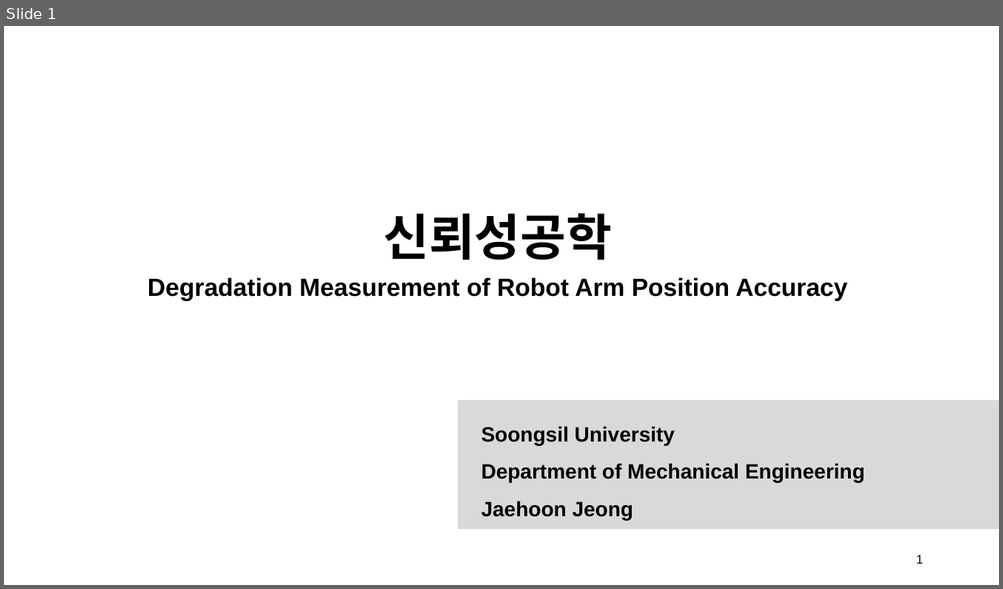
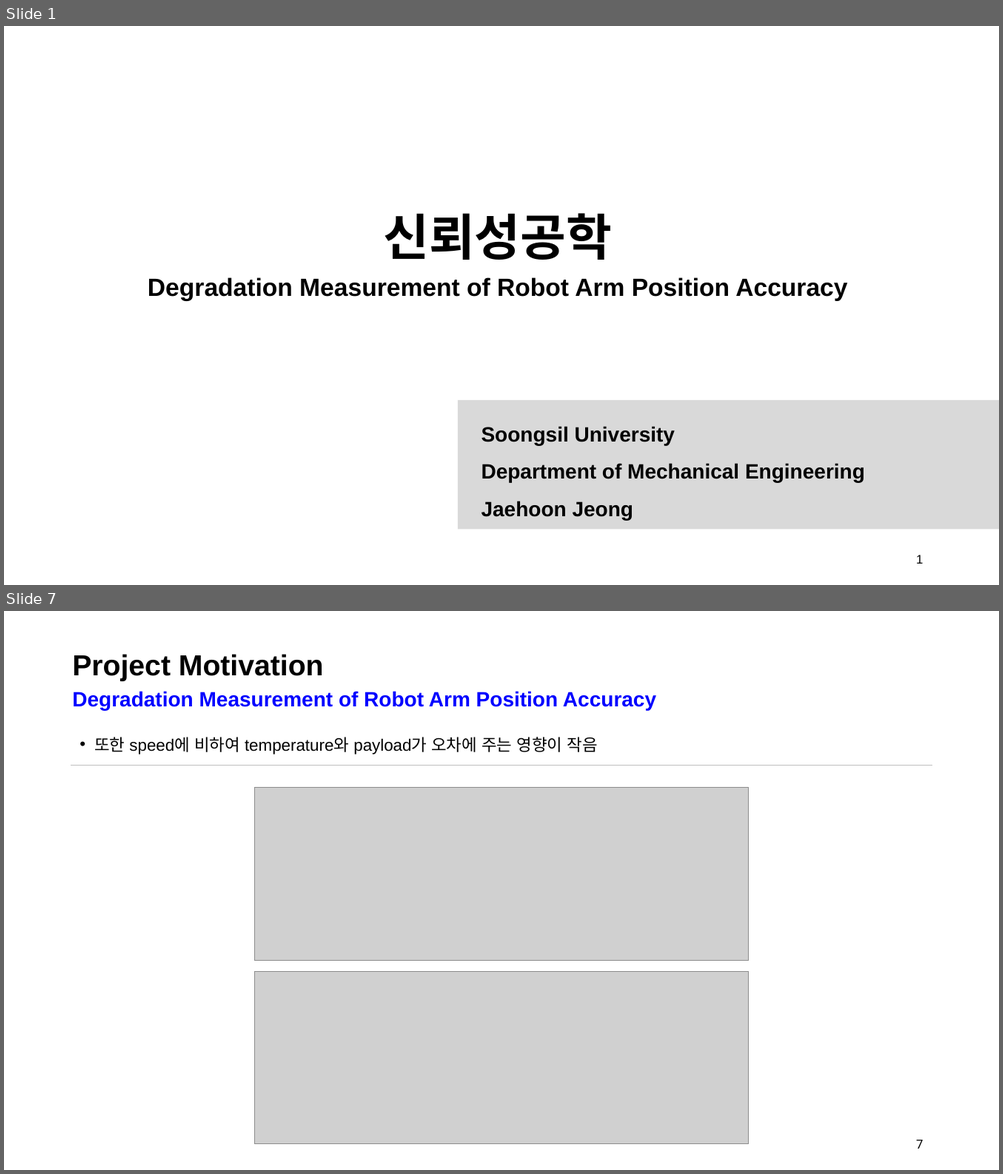
Before and after one commit to hoon001218/reliability_final_project, a slide deck: final_project.pptx. Shown one above the other, each under a label of ours: slide 1 before the commit, slides 1 and 7 after it; the slides between them are not shown. The pictures are 1003x589 and 1003x1174 pixels, drawn with LibreOffice and Linux fonts; fonts in the diff are those of the drawing; grey boxes stand for pictures; background and template pictures are left out. Boxes give left, top, right and bottom in pixels: in the first picture for what was removed or moved away, otherwise in the second. Text is boxed around its words. In the diff, an @@ line names an element or a change of style, - is before the commit and + after.

```diff
--- a/final_project.pptx
+++ b/final_project.pptx
@@ slide 7 added at box(4, 611, 999, 1170), background #FFFFFF @@
@@ title added at box(72, 654, 324, 681), 28 pt, text #000000, bold @@
+Project Motivation
@@ text added at box(72, 691, 656, 710), 20 pt, text #0000FF, bold @@
+Degradation Measurement of Robot Arm Position Accuracy
@@ text added at box(94, 737, 597, 755), 16 pt, text #000000 @@
+• 또한 speed에 비하여 temperature와 payload가 오차에 주는 영향이 작음
@@ line added from (71, 765) to (932, 765), #BFBFBF 0.5 pt @@
@@ picture added at box(254, 788, 748, 961) @@
@@ picture added at box(254, 971, 748, 1145) @@
@@ page number added at box(916, 1140, 922, 1149), 12 pt, text #000000 @@
+7
```
Also in this commit, not shown: 1 slide changed, 7 other slides added, 3 slides removed, 30 other files.
